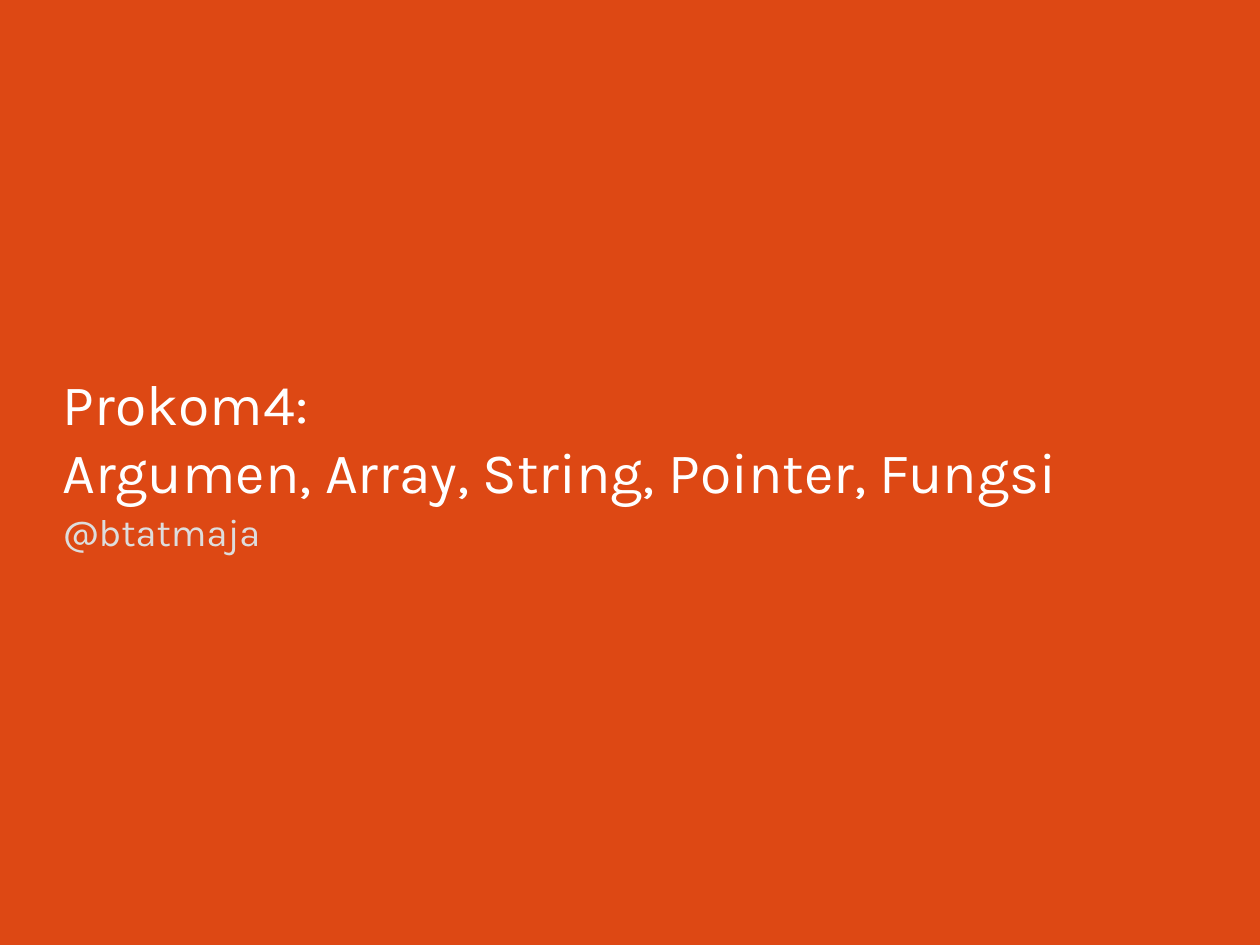
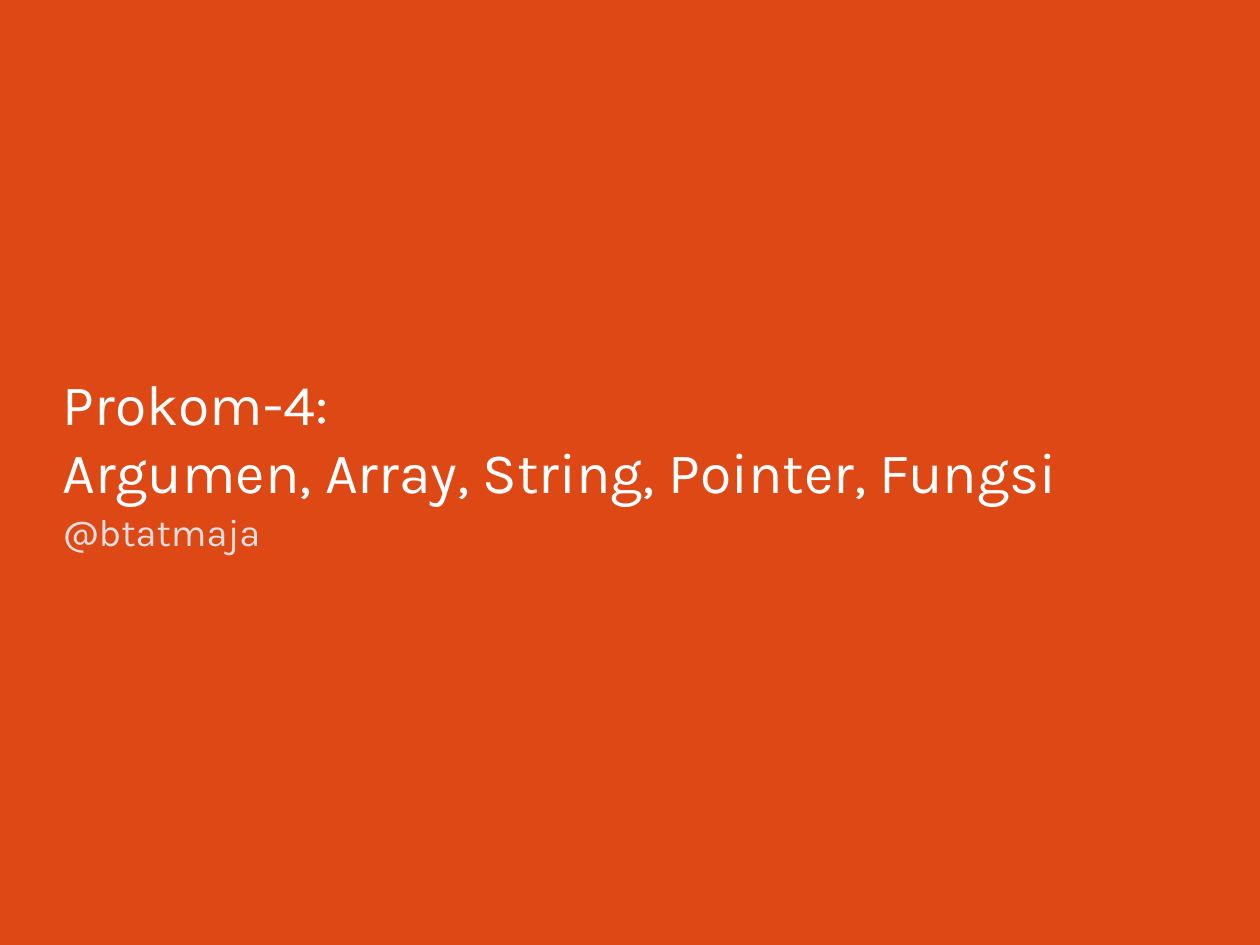
Before and after one commit to bagustris/prokom-tf, a slide deck: slide 1 of slide/prokom4.odp. Drawn at 1260x945 pixels with LibreOffice and Linux fonts; fonts in the diff are those of the drawing. Boxes give left, top, right and bottom in pixels: in the first picture for what was removed or moved away, otherwise in the second. Text is boxed around its words. In the diff, an @@ line names an element or a change of style, - is before the commit and + after.

```diff
--- a/slide/prokom4.odp
+++ b/slide/prokom4.odp
@@ title at bbox=[63, 386, 1057, 507]: text changed @@
-Prokom4:
-Argumen, Array, String, Pointer, Fungsi
+Prokom-4:
+Argumen, Array, String, Pointer, Fungsi
```
Also in this commit, not shown: 3 other slides changed, 6 other files.
